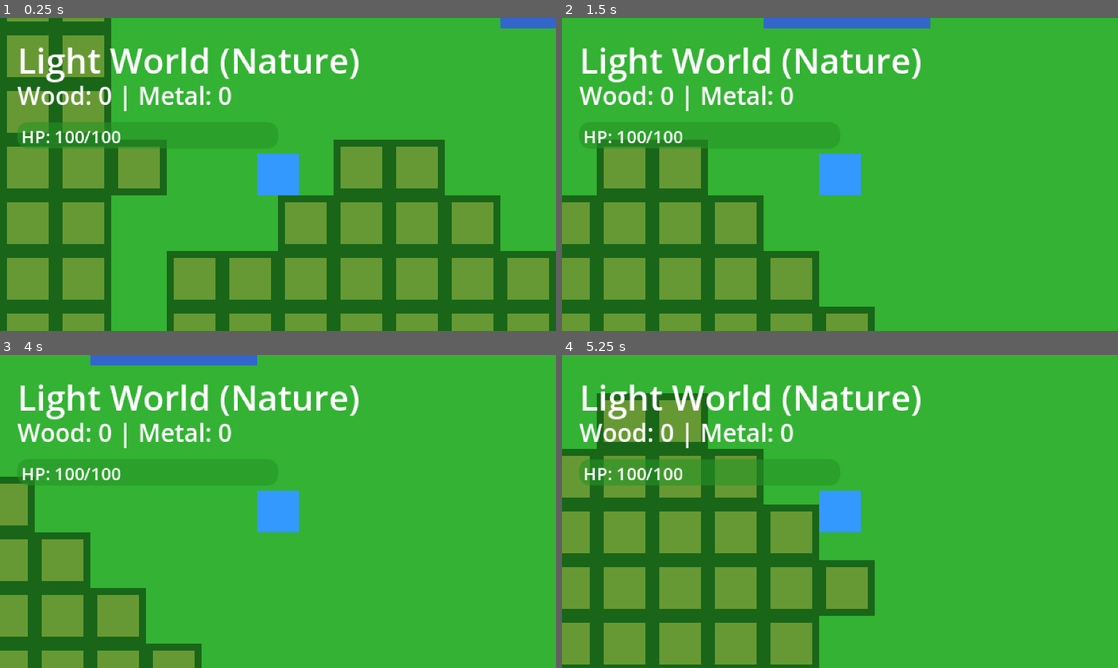
Above: before the commit, frames 1-4 (two rows, left to right).
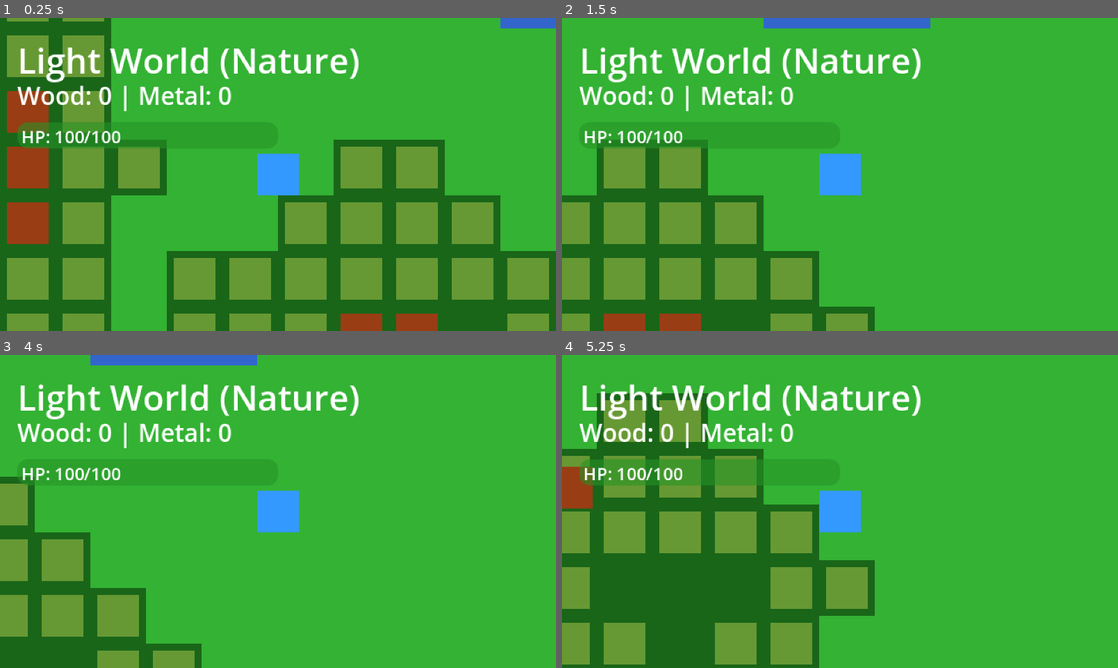
Above: after the commit, the same moments.

Repository: JeromeDuboisPro/Miroirs
Game: Godot game, scene res://scenes/main.tscn
Two runs of this game, one before a commit and one after it. Both use one fixed random seed, a clock stepped at 60 frames per second and the inputs below.
Inputs (mouse positions are in pixels of both pictures, inside the frame that each line leads up to):
- Up to frame 1 (0.25 s): no input
- Up to frame 2 (1.5 s): tap Enter at 0.5 s; move the mouse to (962, 158) at 0.52 s; hold D (move_right) 0.53-1.25 s; tap E (interact) at 0.6 s; click (962, 158) at 0.67 s; tap Space (ui_select) at 0.77 s; drag from (728, 190) to (573, 224) at 1.27 s
- Up to frame 3 (4 s): tap Space (ui_select) at 2, 3.77 s; move the mouse to (333, 442) at 2.02 s; hold D (move_right) 2.03-2.75 s; tap E (interact) at 2.1, 3.6 s; drag from (250, 574) to (111, 464) at 2.77 s; tap Enter at 3.5 s; move the mouse to (444, 558) at 3.52 s; hold A (move_left) from 3.53 s (still down)
- Up to frame 4 (5.25 s): release A (move_left) at 4.25 s; drag from (673, 464) to (728, 561) at 4.27 s; tap Space (ui_select) at 5 s; move the mouse to (867, 511) at 5.02 s; hold S (move_down) from 5.03 s (still down); tap E (interact) at 5.1 s; click (867, 511) at 5.17 s

The runs differ from the first frame. In frame 1, 4.2% of the frame differs, in the area x 1-89%, y 23-100%; in frame 2, 1.2%; in frame 3, 0.7%; in frame 4, 4.7%, in the area x 0-35%, y 35-99%.

Commit message:
Phase 2 Complete: Enemy System with Patrol AI
Combat System - Phase 2 (Enemy System):
- Enemy base entity with health component integration
- Basic patrol AI (random waypoints within radius)
- Proximity-based combat detection (80px radius)
- Enemy spawning system (max 8 per world)
- Light and Dark world enemy variants

Technical Implementation:
- enemy_base.gd: State machine (IDLE/PATROL/COMBAT/DEAD)
- enemy_light.tscn: Nature enemies (brown, 60 HP)
- enemy_dark.tscn: Tech enemies (grey, 60 HP)
- Updated world_generator.gd: Enemy spawning at high noise values
- Updated game_manager.gd: Debug Y key to test enemy damage

Features:
- Enemies patrol randomly within 64px spawn radius
- Wait 2s at each patrol point
- Enter combat mode when player within 80px
- Visual feedback: red tint during combat
- Die after 0 HP, disappear after 5s
- Y key debug: damage nearest enemy 20 HP

Ready for Phase 3 (RPS Combat Mechanics)

🎮 Generated with Claude Code

Co-Authored-By: Claude <noreply@anthropic.com>

Diff:
--- /dev/null
+++ b/godot/scenes/enemies/enemy_dark.tscn
@@ -0,0 +1,30 @@
+[gd_scene load_steps=4 format=3 uid="uid://enemy_dark_scene"]
+
+[ext_resource type="Script" path="res://scripts/enemies/enemy_base.gd" id="1_enemy"]
+[ext_resource type="Script" path="res://scripts/combat/health_component.gd" id="2_health"]
+
+[sub_resource type="CircleShape2D" id="CircleShape2D_1"]
+radius = 6.0
+
+[node name="EnemyDark" type="CharacterBody2D"]
+script = ExtResource("1_enemy")
+enemy_type = "tech"
+patrol_speed = 40.0
+patrol_radius = 64.0
+detection_radius = 80.0
+max_health = 60
+
+[node name="Sprite" type="ColorRect" parent="."]
+offset_left = -6.0
+offset_top = -6.0
+offset_right = 6.0
+offset_bottom = 6.0
+color = Color(0.4, 0.4, 0.5, 1)
+
+[node name="CollisionShape2D" type="CollisionShape2D" parent="."]
+shape = SubResource("CircleShape2D_1")
+
+[node name="HealthComponent" type="Node" parent="."]
+script = ExtResource("2_health")
+max_health = 60
+invulnerability_duration = 0.5
--- /dev/null
+++ b/godot/scenes/enemies/enemy_light.tscn
@@ -0,0 +1,30 @@
+[gd_scene load_steps=4 format=3 uid="uid://enemy_light_scene"]
+
+[ext_resource type="Script" path="res://scripts/enemies/enemy_base.gd" id="1_enemy"]
+[ext_resource type="Script" path="res://scripts/combat/health_component.gd" id="2_health"]
+
+[sub_resource type="CircleShape2D" id="CircleShape2D_1"]
+radius = 6.0
+
+[node name="EnemyLight" type="CharacterBody2D"]
+script = ExtResource("1_enemy")
+enemy_type = "nature"
+patrol_speed = 40.0
+patrol_radius = 64.0
+detection_radius = 80.0
+max_health = 60
+
+[node name="Sprite" type="ColorRect" parent="."]
+offset_left = -6.0
+offset_top = -6.0
+offset_right = 6.0
+offset_bottom = 6.0
+color = Color(0.6, 0.3, 0.1, 1)
+
+[node name="CollisionShape2D" type="CollisionShape2D" parent="."]
+shape = SubResource("CircleShape2D_1")
+
+[node name="HealthComponent" type="Node" parent="."]
+script = ExtResource("2_health")
+max_health = 60
+invulnerability_duration = 0.5
--- /dev/null
+++ b/godot/scripts/enemies/enemy_base.gd
@@ -0,0 +1,127 @@
+extends CharacterBody2D
+## Base enemy class with health, AI, and combat detection
+
+enum EnemyState { IDLE, PATROL, COMBAT, DEAD }
+
+@export var enemy_type: String = "basic"
+@export var patrol_speed: float = 40.0
+@export var patrol_radius: float = 64.0
+@export var detection_radius: float = 80.0
+@export var max_health: int = 60
+
+@onready var health_component = $HealthComponent
+@onready var sprite = $Sprite
+
+var current_state: EnemyState = EnemyState.IDLE
+var spawn_position: Vector2
+var patrol_target: Vector2
+var player: Node2D = null
+var patrol_timer: float = 0.0
+var patrol_wait_time: float = 2.0  # Wait 2s at each patrol point
+
+func _ready():
+	spawn_position = global_position
+	patrol_target = spawn_position
+
+	# Configure health component
+	health_component.max_health = max_health
+	health_component.died.connect(_on_died)
+	health_component.respawned.connect(_on_respawned)
+
+	# Find player
+	player = get_tree().get_root().get_node("Main/Player")
+
+	# Start in patrol state
+	current_state = EnemyState.PATROL
+	_choose_new_patrol_target()
+
+func _physics_process(delta):
+	if current_state == EnemyState.DEAD:
+		return
+
+	# Check player proximity for combat
+	if player and player.health_component.is_alive():
+		var distance_to_player = global_position.distance_to(player.global_position)
+
+		if distance_to_player <= detection_radius:
+			if current_state != EnemyState.COMBAT:
+				_enter_combat_state()
+		else:
+			if current_state == EnemyState.COMBAT:
+				_exit_combat_state()
+
+	# State-based behavior
+	match current_state:
+		EnemyState.PATROL:
+			_patrol_behavior(delta)
+		EnemyState.COMBAT:
+			_combat_behavior(delta)
+
+func _patrol_behavior(delta):
+	# Move towards patrol target
+	var direction = (patrol_target - global_position).normalized()
+	var distance = global_position.distance_to(patrol_target)
+
+	if distance > 5.0:
+		velocity = direction * patrol_speed
+		move_and_slide()
+	else:
+		# Reached patrol point, wait before choosing new target
+		velocity = Vector2.ZERO
+		patrol_timer += delta
+
+		if patrol_timer >= patrol_wait_time:
+			patrol_timer = 0.0
+			_choose_new_patrol_target()
+
+func _choose_new_patrol_target():
+	# Pick random point within patrol radius
+	var angle = randf() * TAU
+	var distance = randf() * patrol_radius
+	patrol_target = spawn_position + Vector2(cos(angle), sin(angle)) * distance
+
+func _combat_behavior(_delta):
+	# Stop moving during combat (Phase 3 will add combat actions)
+	velocity = Vector2.ZERO
+
+func _enter_combat_state():
+	current_state = EnemyState.COMBAT
+	sprite.modulate = Color(1.0, 0.8, 0.8)  # Slight red tint in combat
+	print(enemy_type, " enemy entered combat!")
+
+	# TODO Phase 3: Initiate combat with combat_manager
+
+func _exit_combat_state():
+	current_state = EnemyState.PATROL
+	sprite.modulate = Color(1.0, 1.0, 1.0)
+	_choose_new_patrol_target()
+	print(enemy_type, " enemy exited combat")
+
+func take_damage(amount: int):
+	health_component.take_damage(amount)
+
+func _on_died():
+	current_state = EnemyState.DEAD
+	visible = false
+	print(enemy_type, " enemy died!")
+
+	# Drop resources
+	_drop_resources()
+
+	# Remove after 5 seconds
+	await get_tree().create_timer(5.0).timeout
+	queue_free()
+
+func _on_respawned():
+	# Enemies don't respawn, but kept for consistency
+	pass
+
+func _drop_resources():
+	# TODO Phase 4: Drop resources based on enemy type
+	print(enemy_type, " enemy dropped resources")
+
+# Visual feedback for taking damage (inherited from health_component)
+func _process(_delta):
+	if health_component.is_invulnerable:
+		# Blink effect handled by health_component
+		pass
--- a/godot/scripts/systems/game_manager.gd
+++ b/godot/scripts/systems/game_manager.gd
@@ -40,8 +40,9 @@
 	print("  Middle Mouse Button: Pan camera (hold and drag)")
 	print("  Space: Recenter camera on player")
 	print("  T: [DEBUG] Take 20 damage (test health system)")
+	print("  Y: [DEBUG] Damage nearest enemy by 20 HP")
 	print("")
-	print("Phase 1 Complete: Health system active!")
+	print("Phase 1-2 Complete: Health system + Enemy AI active!")
 
 	# Initialize inventory UI
 	update_inventory_ui()
@@ -56,6 +57,11 @@
 	# Tab key to switch worlds
 	if event.is_action_pressed("switch_world"):
 		toggle_world()
+
+	# DEBUG: Damage nearest enemy with Y key
+	if event is InputEventKey and event.pressed and not event.echo:
+		if event.physical_keycode == 89:  # Y key
+			_debug_damage_nearest_enemy()
 
 func toggle_world():
 	current_world_type = 1 - current_world_type
@@ -141,3 +147,22 @@
 		health_bar.modulate = Color(0.9, 0.7, 0.2)  # Yellow
 	else:
 		health_bar.modulate = Color(0.9, 0.2, 0.2)  # Red
+
+func _debug_damage_nearest_enemy():
+	# Find nearest enemy in current world
+	var current_world = light_world if current_world_type == 0 else dark_world
+	var nearest_enemy: Node2D = null
+	var nearest_distance = INF
+
+	for child in current_world.get_children():
+		if child.name.begins_with("Enemy"):
+			var distance = player.global_position.distance_to(child.global_position)
+			if distance < nearest_distance:
+				nearest_distance = distance
+				nearest_enemy = child
+
+	if nearest_enemy:
+		nearest_enemy.take_damage(20)
+		print("DEBUG: Damaged ", nearest_enemy.enemy_type, " enemy for 20 HP (", nearest_enemy.health_component.current_health, " HP remaining)")
+	else:
+		print("DEBUG: No enemies found in current world")
--- a/godot/scripts/systems/world_generator.gd
+++ b/godot/scripts/systems/world_generator.gd
@@ -5,6 +5,8 @@
 const WORLD_HEIGHT = 64
 const TILE_SIZE = 16
 const RESOURCE_SPAWN_THRESHOLD = 0.3  # Higher noise values spawn resources
+const ENEMY_SPAWN_THRESHOLD = 0.5  # Even higher values spawn enemies
+const MAX_ENEMIES_PER_WORLD = 8  # Limit enemy count
 
 # Tile type colors (placeholder visuals)
 const LIGHT_COLORS = {
@@ -22,6 +24,8 @@
 var world_seed: int = 0
 var noise: FastNoiseLite
 var resource_node_scene = preload("res://scenes/resources/resource_node.tscn")
+var enemy_light_scene = preload("res://scenes/enemies/enemy_light.tscn")
+var enemy_dark_scene = preload("res://scenes/enemies/enemy_dark.tscn")
 
 func generate_world(seed_value: int, world_container: Node2D, is_light: bool):
 	world_seed = seed_value
@@ -37,16 +41,24 @@
 		child.queue_free()
 
 	# Generate tiles and resources
+	var enemy_count = 0
 	for y in range(WORLD_HEIGHT):
 		for x in range(WORLD_WIDTH):
 			var tile = create_tile(x, y, is_light)
 			world_container.add_child(tile)
 
+			var noise_value = noise.get_noise_2d(x, y)
+
 			# Spawn resource nodes at appropriate locations
-			var noise_value = noise.get_noise_2d(x, y)
-			if noise_value > RESOURCE_SPAWN_THRESHOLD:
+			if noise_value > RESOURCE_SPAWN_THRESHOLD and noise_value < ENEMY_SPAWN_THRESHOLD:
 				var resource = spawn_resource(x, y, is_light)
 				world_container.add_child(resource)
+
+			# Spawn enemies at even higher noise values (but limit total count)
+			if noise_value > ENEMY_SPAWN_THRESHOLD and enemy_count < MAX_ENEMIES_PER_WORLD:
+				var enemy = spawn_enemy(x, y, is_light)
+				world_container.add_child(enemy)
+				enemy_count += 1
 
 func create_tile(x: int, y: int, is_light: bool) -> ColorRect:
 	var noise_value = noise.get_noise_2d(x, y)
@@ -84,3 +96,10 @@
 		resource.resource_type = 1  # METAL
 
 	return resource
+
+func spawn_enemy(x: int, y: int, is_light: bool) -> Node2D:
+	var enemy_scene = enemy_light_scene if is_light else enemy_dark_scene
+	var enemy = enemy_scene.instantiate()
+	enemy.position = Vector2(x * TILE_SIZE + TILE_SIZE/2, y * TILE_SIZE + TILE_SIZE/2)
+
+	return enemy
